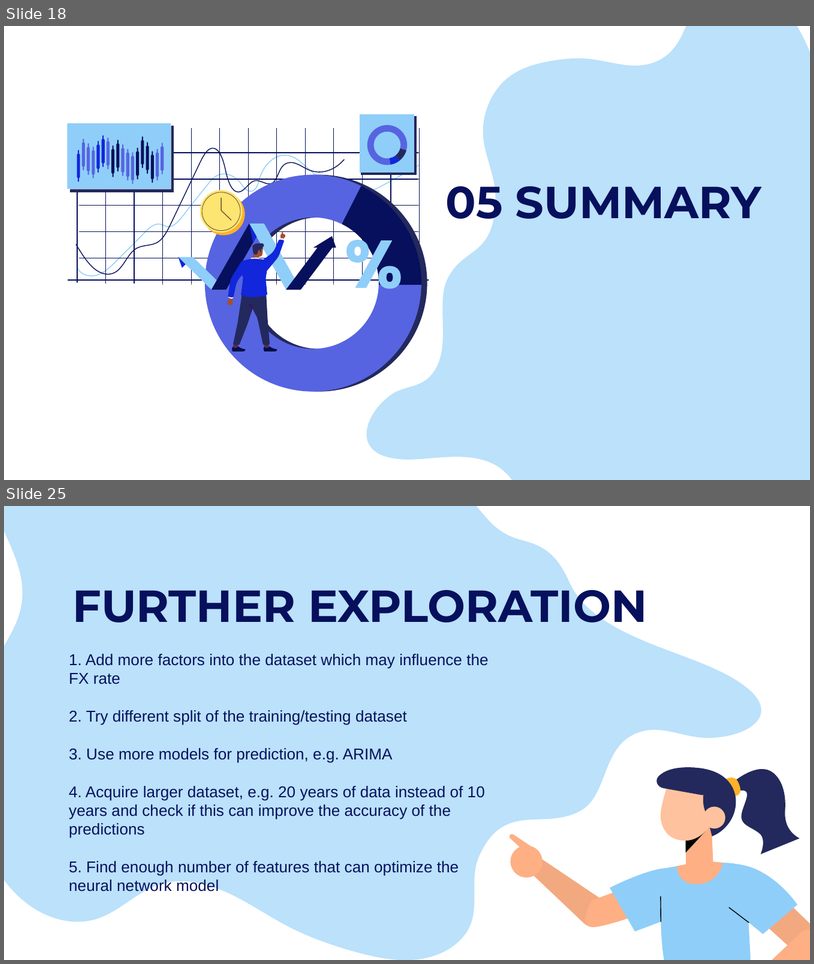
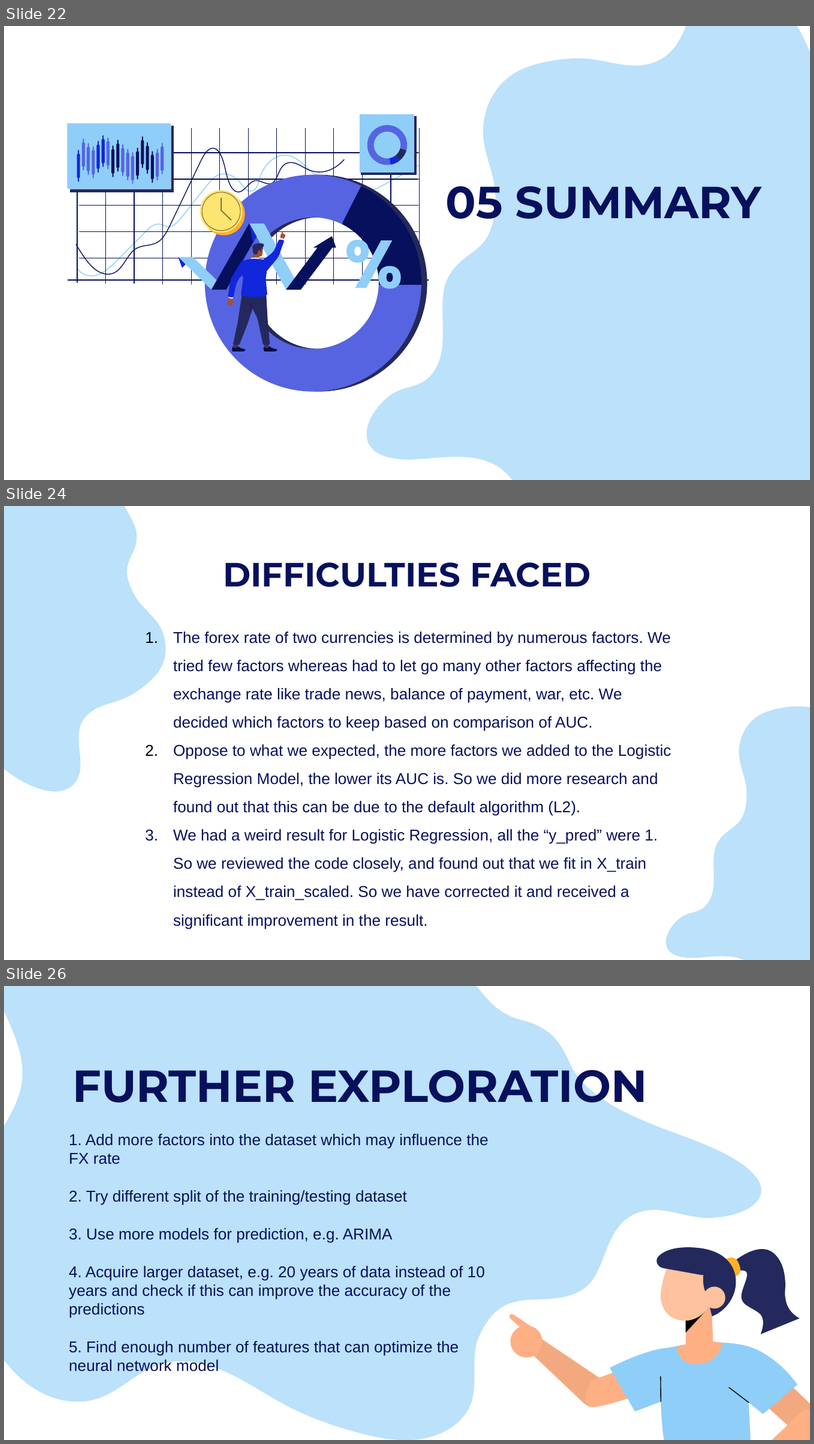
Before and after one commit to muhasenulhaque/Project-2-Machine-Learning-and-Algo-Trading, a slide deck: Presentation/FX_Master_Project_Presentation.pptx. Shown one above the other, each under a label of ours: slides 18 and 25 before the commit, slides 22, 24 and 26 after it; the slides between them are not shown. The pictures are 814x964 and 814x1444 pixels, drawn with LibreOffice and Linux fonts; fonts in the diff are those of the drawing. Boxes give left, top, right and bottom in pixels: in the first picture for what was removed or moved away, otherwise in the second. Text is boxed around its words. In the diff, an @@ line names an element or a change of style, - is before the commit and + after.

```diff
--- a/Presentation/FX_Master_Project_Presentation.pptx
+++ b/Presentation/FX_Master_Project_Presentation.pptx
@@ slide 24 added at (4, 506, 810, 960), background #FFFFFF @@
@@ freeform shape added at (4, 506, 282, 833), fill #8FCEF9 at 60% opacity @@
@@ title added at (223, 562, 591, 587), 30 pt, text #07105C, bold @@
+DIFFICULTIES FACED
@@ text added at (173, 631, 672, 928), 14 pt, text #07105C @@
+1. The forex rate of two currencies is determined by numerous factors. We tried few factors whereas had to let go many other factors affecting the exchange rate like trade news, balance of payment, war, etc. We decided which factors to keep based on comparison of AUC.
+2. Oppose to what we expected, the more factors we added to the Logistic Regression Model, the lower its AUC is. So we did more research and found out that this can be due to the default algorithm (L2).
+3. We had a weird result for Logistic Regression, all the “y_pred” were 1. So we reviewed the code closely, and found out that we fit in X_train instead of X_train_scaled. So we have corrected it and received a significant improvement in the result.
@@ freeform shape added at (653, 654, 810, 960), fill #8FCEF9 at 60% opacity @@
@@ what was slide 18 is now slide 22 @@
@@ what was slide 25 is now slide 26 @@
```
Also in this commit, not shown: 9 slides changed, 4 other slides added, 4 slides removed, 13 other files.
